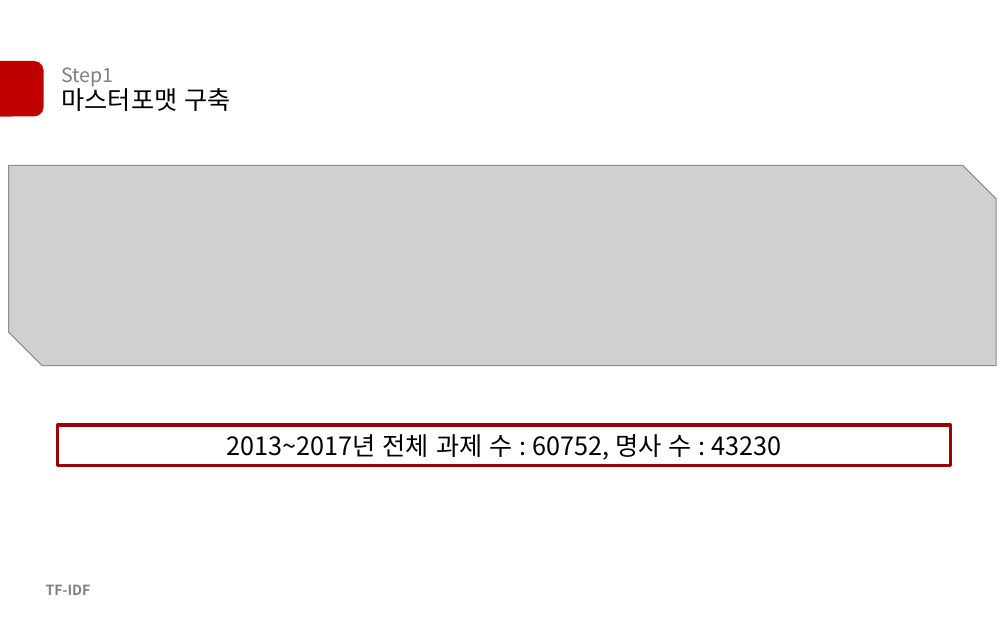
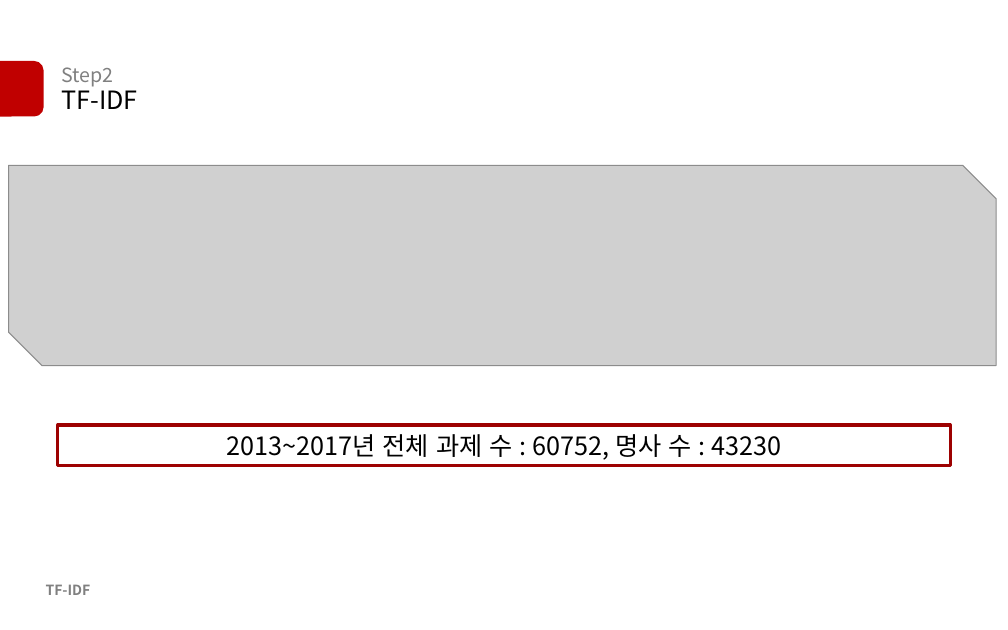
Before and after one commit to yeonsikC/KISTI-NLP_mapping, a slide deck: slide 6 of 1-2마스터포멧_SVM.pptx. Drawn at 1008x630 pixels with LibreOffice and Linux fonts; fonts in the diff are those of the drawing; grey boxes stand for pictures. Boxes give left, top, right and bottom in pixels: in the first picture for what was removed or moved away, otherwise in the second. Text is boxed around its words. In the diff, an @@ line names an element or a change of style, - is before the commit and + after.

```diff
--- a/1-2마스터포멧_SVM.pptx
+++ b/1-2마스터포멧_SVM.pptx
@@ text at (61, 67, 113, 87): text changed @@
-Step1
+Step2
@@ text at (61, 84, 137, 109): text changed @@
-마스터포맷 구축
+TF-IDF
```
Also in this commit, not shown: 6 other slides changed.
